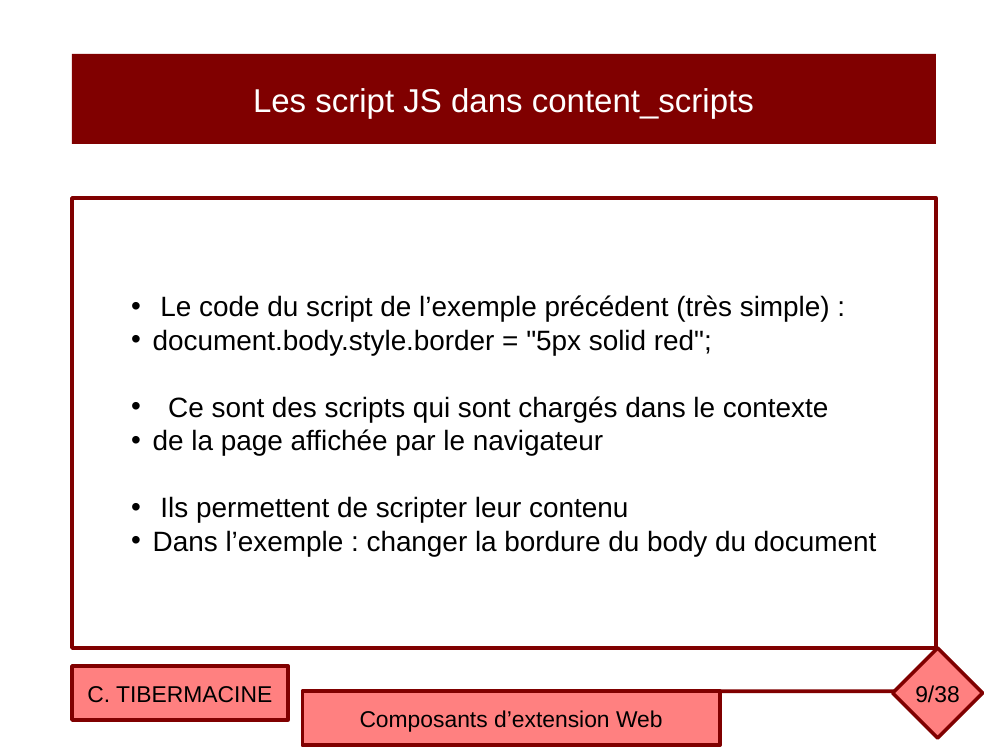
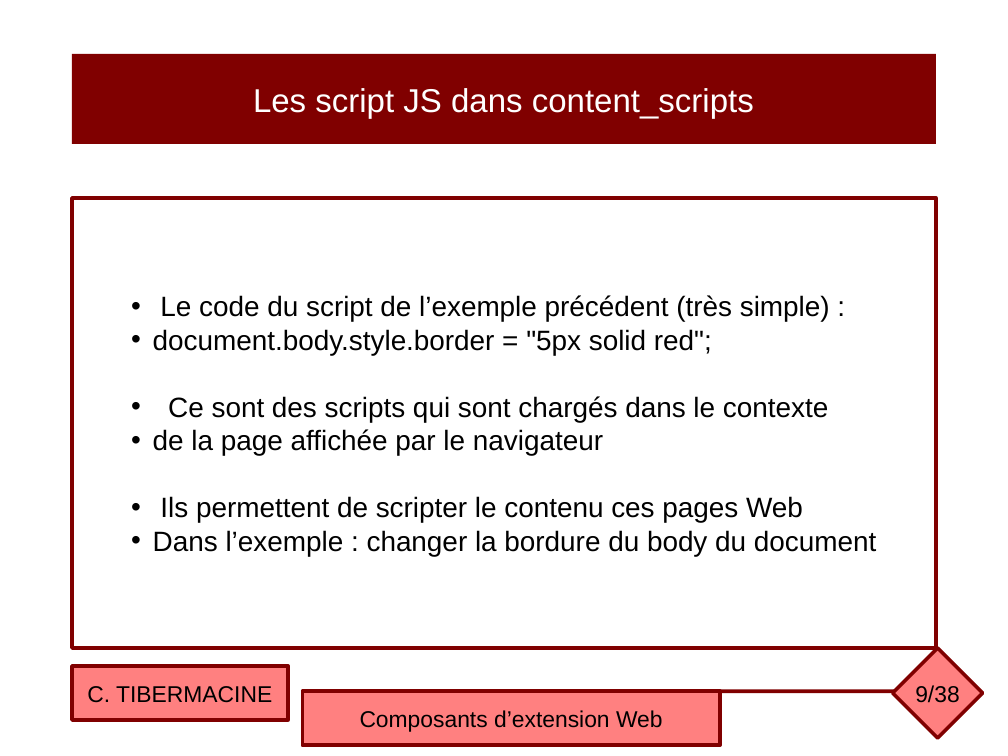
Before and after one commit to ctiber/composants, a slide deck: slide 9 of cours/cours5.odp. Drawn at 1008x756 pixels with LibreOffice and Linux fonts; fonts in the diff are those of the drawing. Boxes give left, top, right and bottom in pixels: in the first picture for what was removed or moved away, otherwise in the second. Text is boxed around its words. In the diff, an @@ line names an element or a change of style, - is before the commit and + after.

```diff
--- a/cours/cours5.odp
+++ b/cours/cours5.odp
@@ text in rectangle at <box>160,496,803,523</box>: text changed @@
-• Ils permettent de scripter leur contenu
+• Ils permettent de scripter le contenu ces pages Web
```
Also in this commit, not shown: 10 other slides changed, 1 other file.
